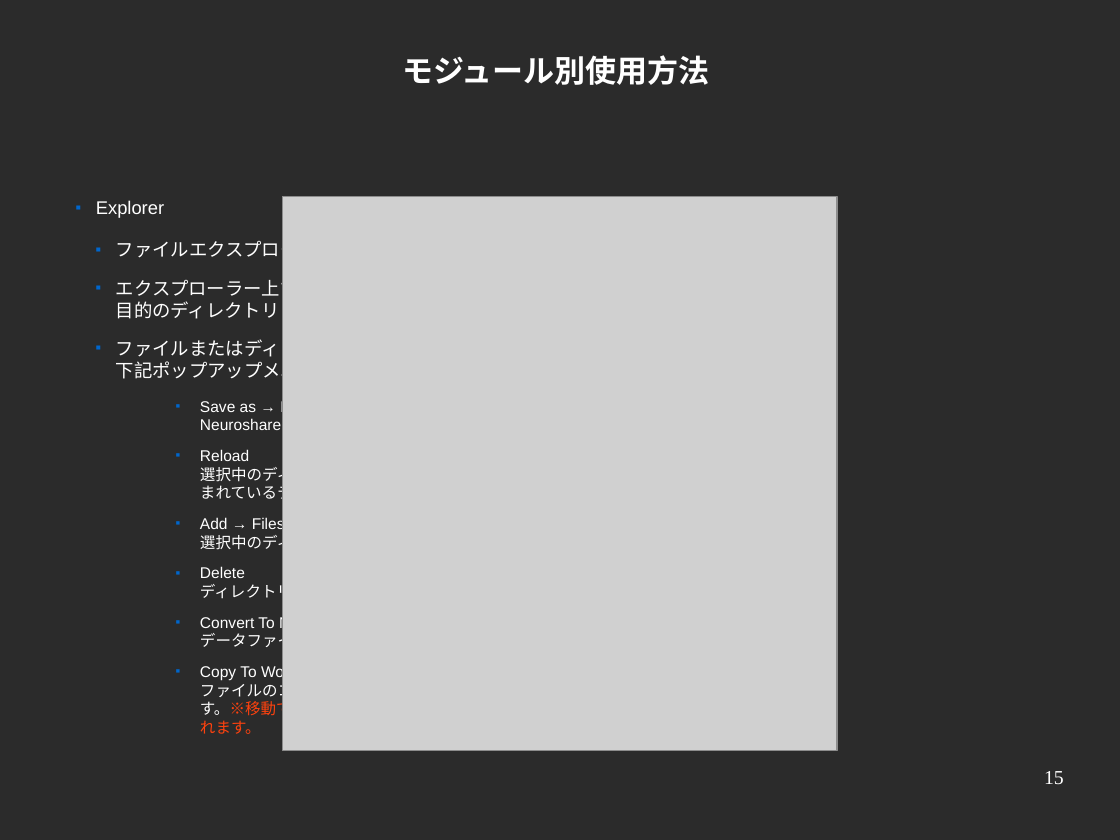
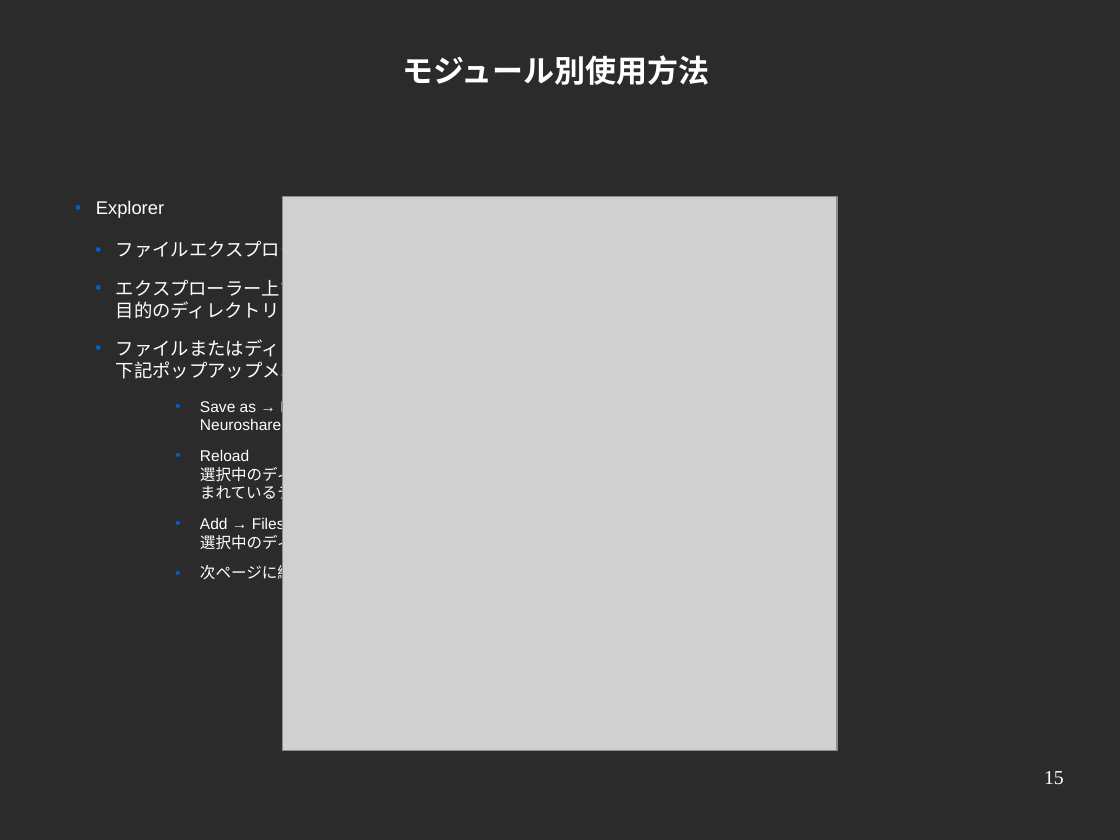
Before and after one commit to ATR-DNI/BrainLiner, a slide deck: slide 15 of docs/Brainliner_Desktop_Tutorial_for_Use.odp. Drawn at 1120x840 pixels with LibreOffice and Linux fonts; fonts in the diff are those of the drawing; grey boxes stand for pictures; background and template pictures are left out; a plain dark background stands for a picture behind light text. Boxes give left, top, right and bottom in pixels: in the first picture for what was removed or moved away, otherwise in the second. Text is boxed around its words. In the diff, an @@ line names an element or a change of style, - is before the commit and + after.

```diff
--- a/docs/Brainliner_Desktop_Tutorial_for_Use.odp
+++ b/docs/Brainliner_Desktop_Tutorial_for_Use.odp
@@ text at bbox=[200, 563, 309, 583]: text changed @@
-    ■ Delete
-      ディレクトリまたはファイルを削除します。
-    ■ Convert To Neuroshare
-      データファイルをNeuroshare形式に変換します。
-    ■ Copy To Workspace
-      ファイルのコンテンツをWorkspaceにコピーします。※移動ではないため、元コンテンツは保持されます。
+    ■ 次ページに続く
```
Also in this commit, not shown: 3 other slides changed, 1 slide added, 3 other files.
